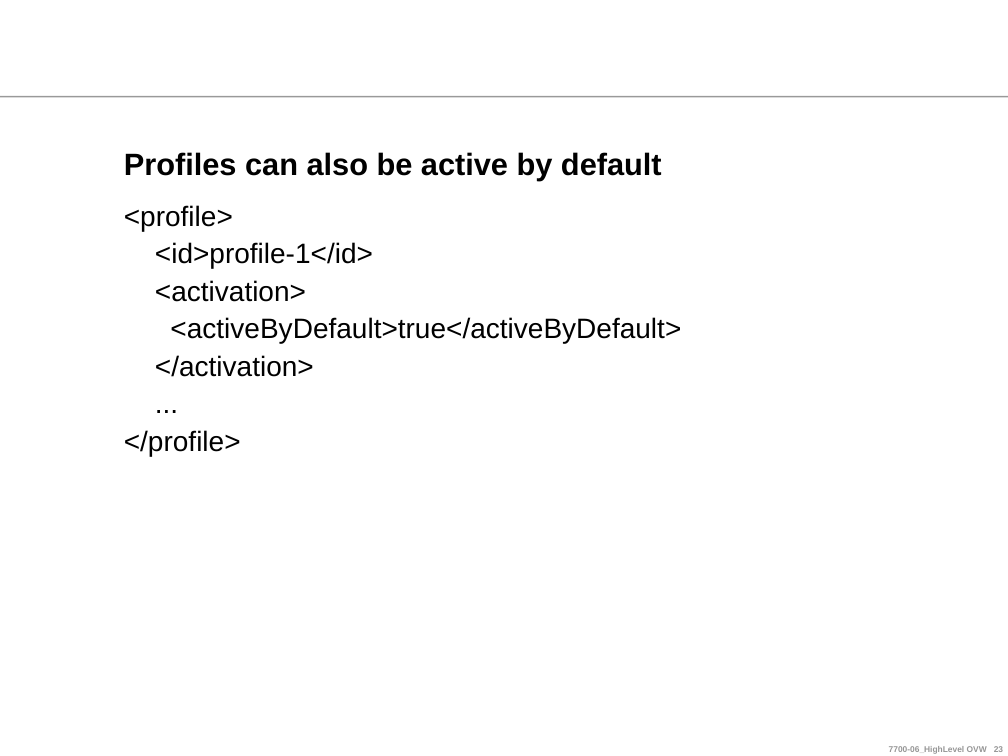
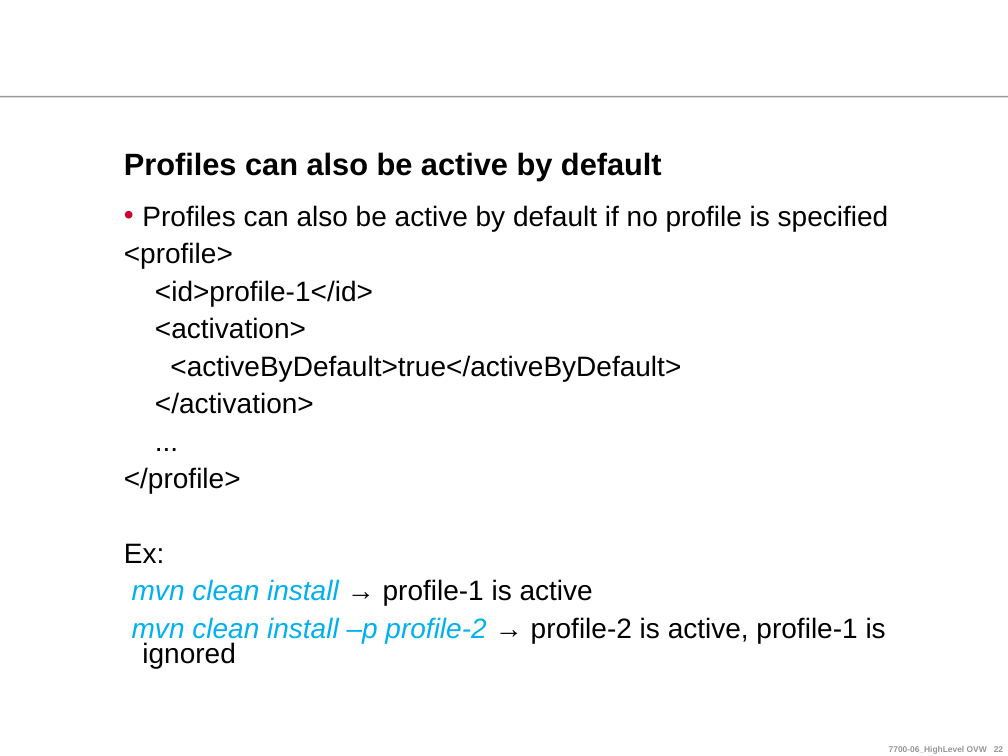
Before and after one commit to ndlongit/longnd-data, a slide deck: slide 22 of Document/Tutorial/[Presentation] Maven.ppt (slide 23 before the commit). Drawn at 1008x756 pixels with LibreOffice and Linux fonts; fonts in the diff are those of the drawing; background and template pictures are left out. Boxes give left, top, right and bottom in pixels: in the first picture for what was removed or moved away, otherwise in the second. Text is boxed around its words. In the diff, an @@ line names an element or a change of style, - is before the commit and + after.

```diff
--- a/Document/Tutorial/[Presentation] Maven.ppt
+++ b/Document/Tutorial/[Presentation] Maven.ppt
@@ text at bbox=[142, 205, 889, 231]: paragraph added @@
+• Profiles can also be active by default if no profile is specified
@@ text at bbox=[124, 242, 681, 493]: indent changed @@
@@ text at bbox=[124, 543, 886, 668]: paragraphs added @@
+Ex:
+mvn clean install → profile-1 is active
+mvn clean install –p profile-2 → profile-2 is active, profile-1 is ignored
```
Also in this commit, not shown: 4 other slides changed, 1 slide removed.
